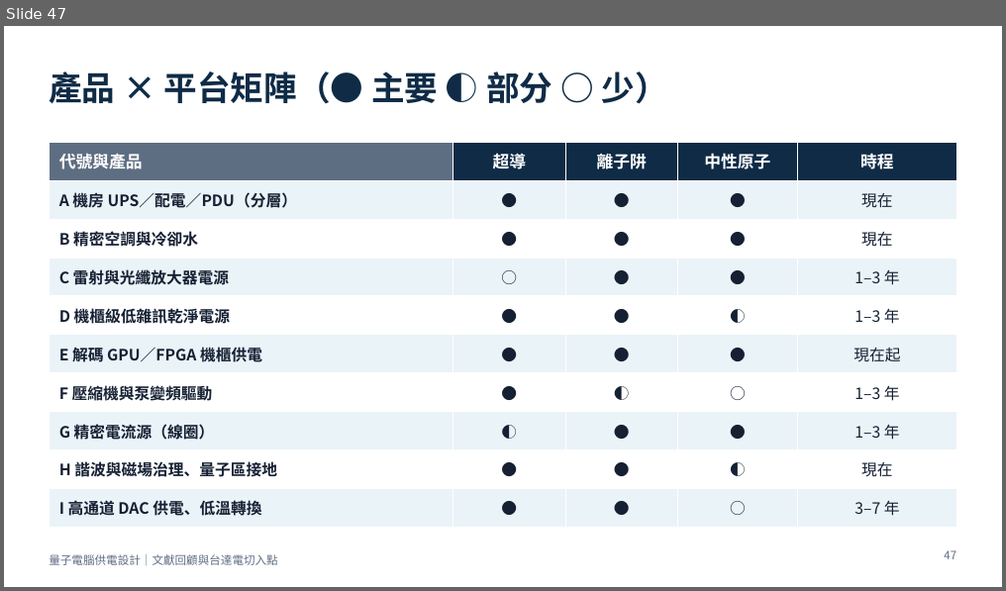
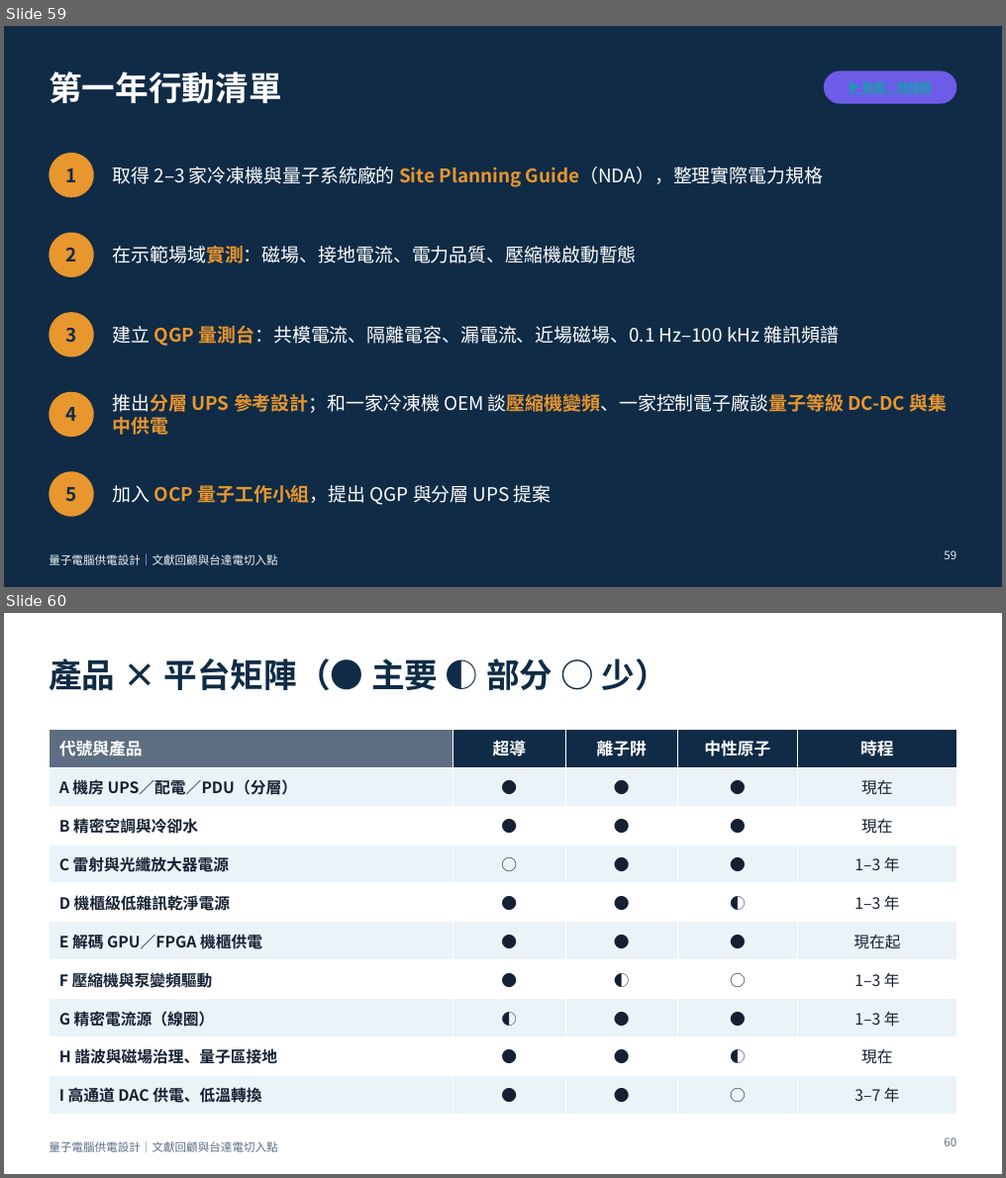
Before and after one commit to pcpcchen-coder/QuantumComputing, a slide deck: slides/output/qc-power-supply-delta.pptx. Shown one above the other, each under a label of ours: slide 47 before the commit, slides 59 and 60 after it. The pictures are 1006x591 and 1006x1178 pixels, drawn with LibreOffice and Linux fonts; fonts in the diff are those of the drawing. Boxes give left, top, right and bottom in pixels: in the first picture for what was removed or moved away, otherwise in the second. Text is boxed around its words. In the diff, an @@ line names an element or a change of style, - is before the commit and + after.

```diff
--- a/slides/output/qc-power-supply-delta.pptx
+++ b/slides/output/qc-power-supply-delta.pptx
@@ slide 59 added at [4, 26, 1002, 587], background #0F2B46 @@
@@ title added at [49, 72, 281, 103], 32 pt, text #FFFFFF, bold @@
+第一年行動清單
@@ rounded rectangle added at [824, 71, 957, 104], fill #6C5CE7 @@
@@ ellipse added at [49, 153, 94, 197], fill #E8962E @@
@@ text added at [65, 169, 76, 182], 18 pt, text #0F2B46, bold @@
+1
@@ text added at [113, 167, 823, 187], 18 pt, text #FFFFFF @@
+取得 2–3 家冷凍機與量子系統廠的 Site Planning Guide（NDA），整理實際電力規格
@@ ellipse added at [49, 233, 94, 277], fill #E8962E @@
@@ text added at [65, 248, 76, 262], 18 pt, text #0F2B46, bold @@
+2
@@ text added at [113, 246, 637, 264], 18 pt, text #FFFFFF @@
+在示範場域實測：磁場、接地電流、電力品質、壓縮機啟動暫態
@@ ellipse added at [49, 313, 94, 358], fill #E8962E @@
@@ text added at [65, 327, 76, 343], 18 pt, text #0F2B46, bold @@
+3
@@ text added at [113, 325, 839, 346], 18 pt, text #FFFFFF @@
+建立 QGP 量測台：共模電流、隔離電容、漏電流、近場磁場、0.1 Hz–100 kHz 雜訊頻譜
@@ ellipse added at [49, 392, 94, 437], fill #E8962E @@
@@ text added at [65, 407, 76, 421], 18 pt, text #0F2B46, bold @@
+4
@@ text added at [113, 394, 947, 435], 18 pt, text #E8962E, bold @@
+推出分層 UPS 參考設計；和一家冷凍機 OEM 談壓縮機變頻、一家控制電子廠談量子等級 DC-DC 與集中供電
@@ ellipse added at [49, 472, 94, 517], fill #E8962E @@
@@ text added at [65, 487, 76, 502], 18 pt, text #0F2B46, bold @@
+5
@@ text added at [113, 485, 551, 505], 18 pt, text #FFFFFF @@
+加入 OCP 量子工作小組，提出 QGP 與分層 UPS 提案
@@ text added at [49, 555, 277, 567], 11 pt, text #EAF3F8 @@
+量子電腦供電設計｜文獻回顧與台達電切入點
@@ page number added at [944, 551, 956, 560], 11 pt, text #EAF3F8 @@
+59
@@ what was slide 47 is now slide 60 @@
@@ page number at [944, 1138, 956, 1147]: text changed @@
-47
+60
```
Also in this commit, not shown: 4 slides changed, 12 other slides added, 10 other files.
